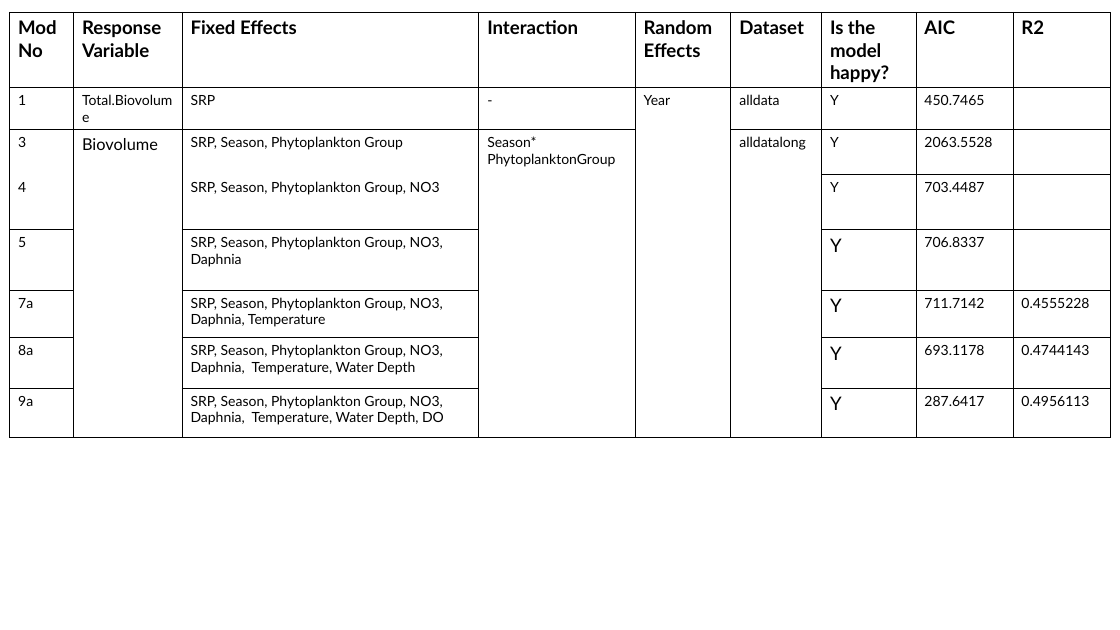
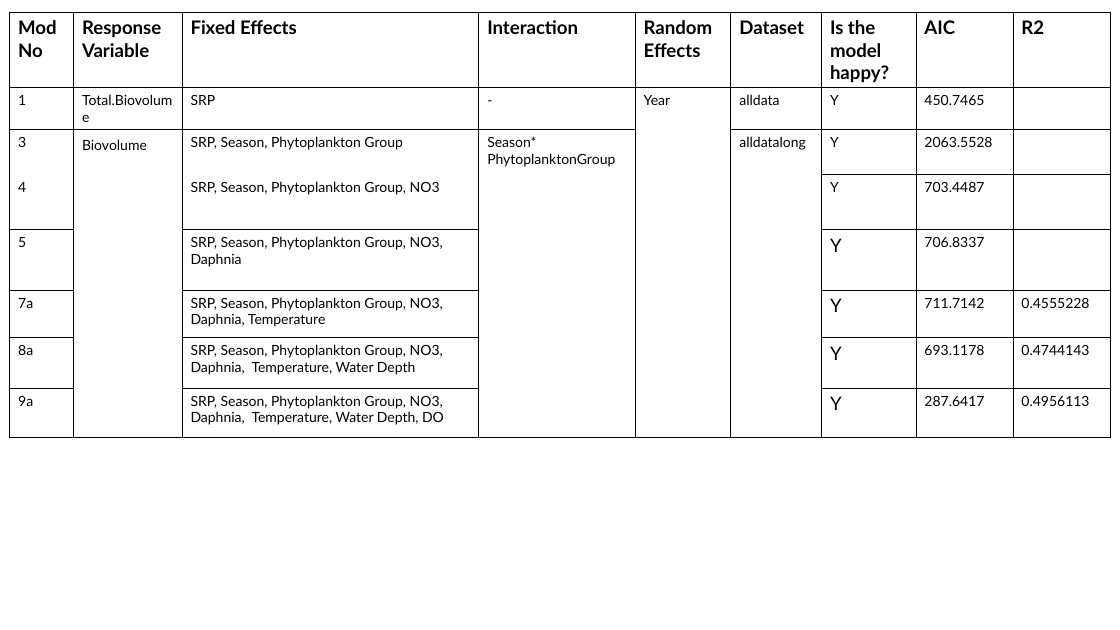
Before and after one commit to arielkoh02/dissertation-loch-leven, a slide deck: slide 4 of output/24.3.pptx. Drawn at 1120x630 pixels with LibreOffice and Linux fonts; fonts in the diff are those of the drawing. Boxes give left, top, right and bottom in pixels: in the first picture for what was removed or moved away, otherwise in the second. Text is boxed around its words. In the diff, an @@ line names an element or a change of style, - is before the commit and + after.

```diff
--- a/output/24.3.pptx
+++ b/output/24.3.pptx
@@ table at (10,13,1109,444) @@
@@ size 14 to 12 pt in "Biovolume" @@
```
Also in this commit, not shown: 1 other slide changed, 2 slides added, 1 other file.
